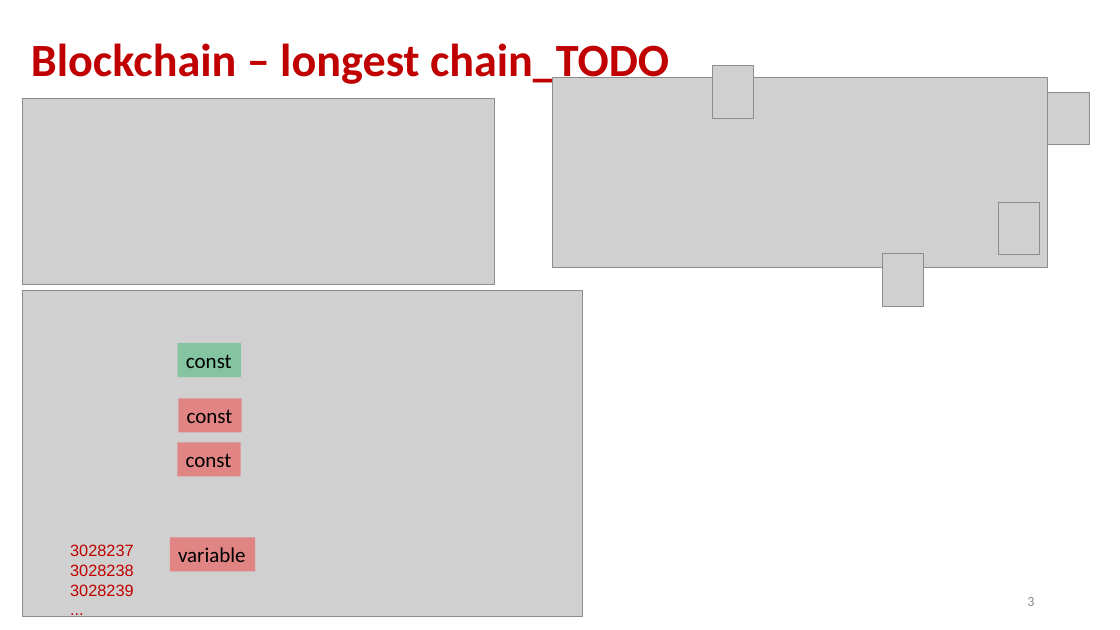
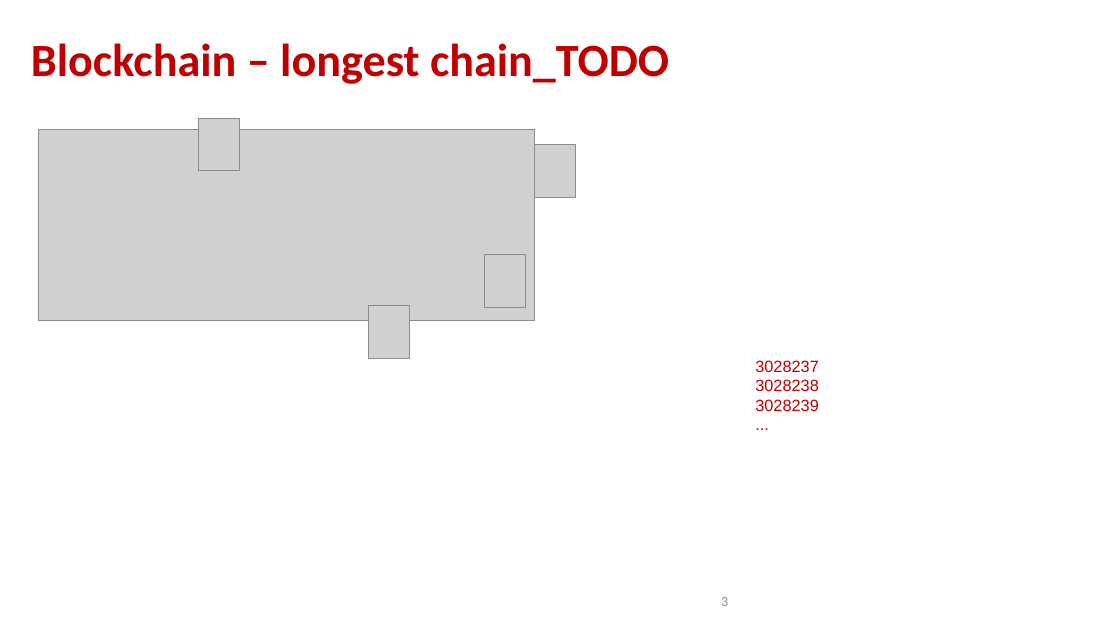
Before and after one commit to andyplusplus/blockchain, a slide deck: slide 3 of how_bitcoin_works/How_02_Mining_blocks_blockchain.pptx. Drawn at 1120x630 pixels with LibreOffice and Linux fonts; fonts in the diff are those of the drawing; grey boxes stand for pictures; background and template pictures are left out. Boxes give left, top, right and bottom in pixels: in the first picture for what was removed or moved away, otherwise in the second. Text is boxed around its words. In the diff, an @@ line names an element or a change of style, - is before the commit and + after.

```diff
--- a/how_bitcoin_works/How_02_Mining_blocks_blockchain.pptx
+++ b/how_bitcoin_works/How_02_Mining_blocks_blockchain.pptx
@@ picture removed at [23, 98, 494, 284] @@
@@ picture: place and size @@
-picture at [712, 66, 754, 118]
+picture at [198, 118, 239, 171]
@@ picture: place and size @@
-picture at [552, 77, 1048, 268]
+picture at [39, 129, 534, 320]
@@ picture removed at [23, 290, 582, 616] @@
@@ 3 pictures: place and size @@
-3 pictures at [882, 92, 1089, 306]
+3 pictures at [368, 145, 576, 359]
@@ rectangle removed at [178, 344, 241, 377] @@
-const
@@ text added at [755, 360, 819, 411], 14 pt, text #C00000 @@
+3028237
+3028238
+3028239
+...
@@ rectangle removed at [178, 398, 241, 432] @@
-const
@@ rectangle removed at [177, 443, 240, 476] @@
-const
@@ rectangle removed at [170, 538, 255, 571] @@
-variable
@@ text removed at [70, 544, 134, 596] @@
-3028237
-3028238
-3028239
-...
@@ page number: place and size @@
-page number at [1027, 597, 1034, 606]
+page number at [721, 597, 728, 606]
```
Also in this commit, not shown: 3 other slides changed, 6 other files.
